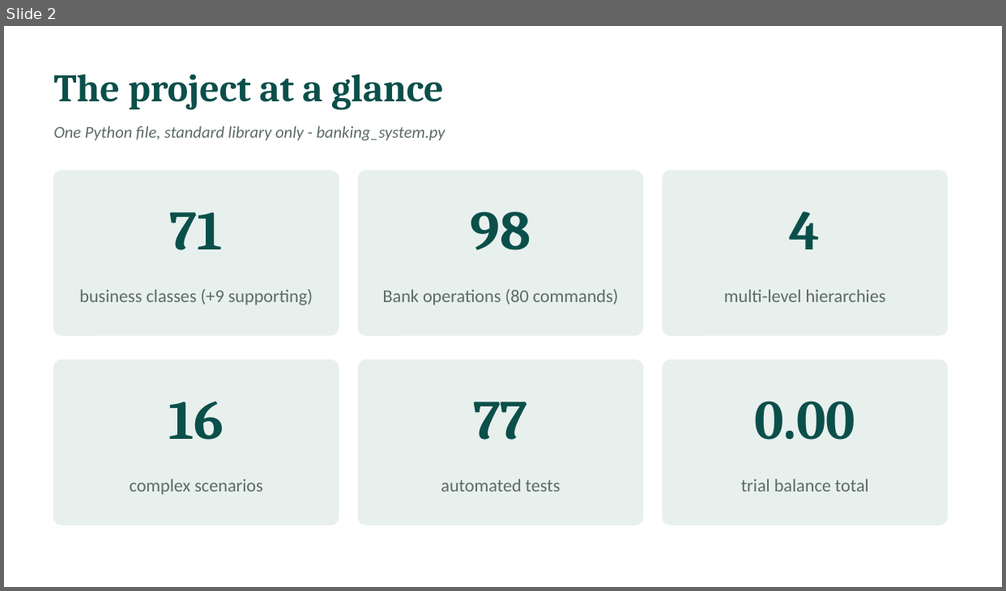
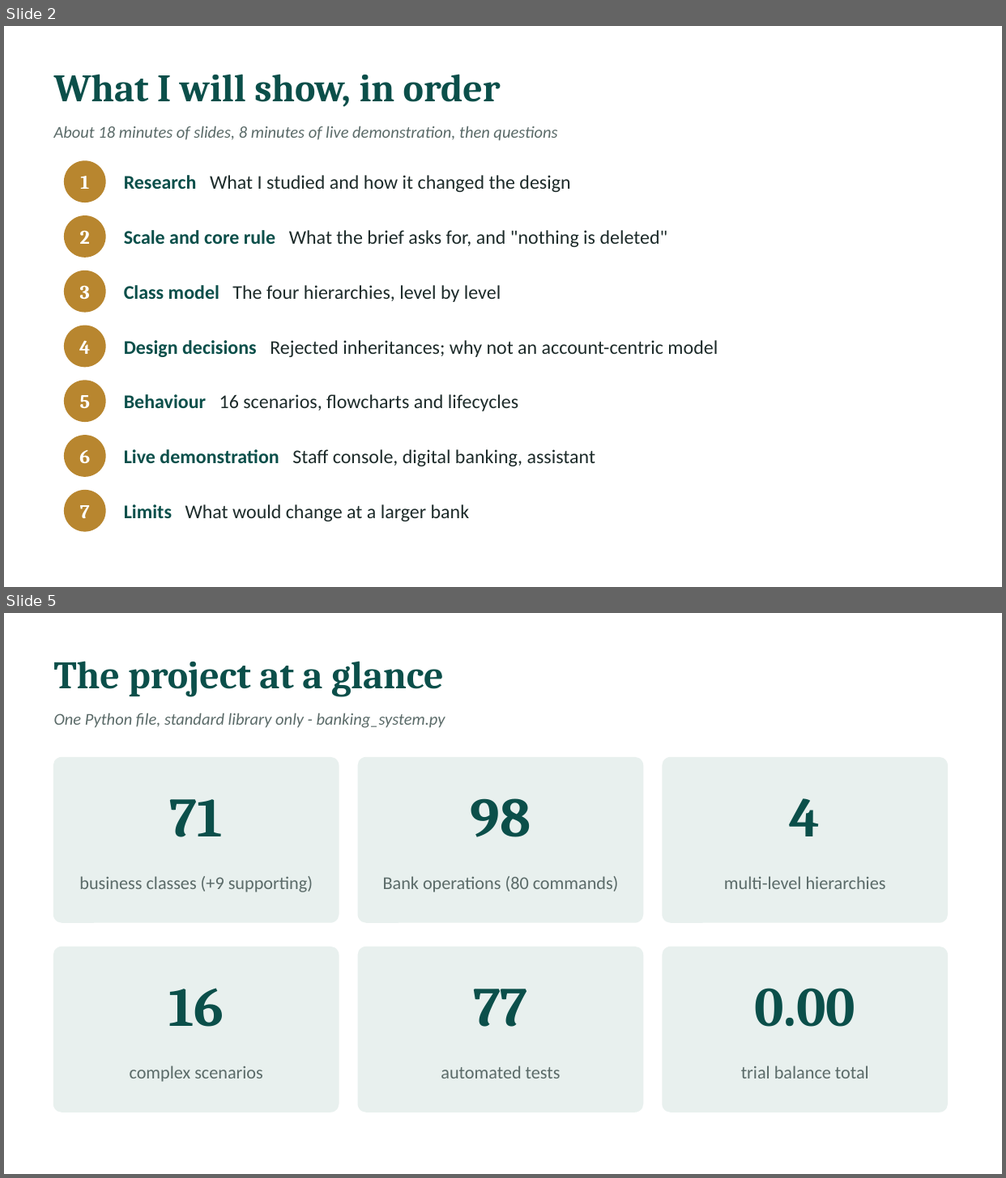
Before and after one commit to l255668-hash/commercial-banking, a slide deck: docs/Viva_Presentation.pptx. Shown one above the other, each under a label of ours: slide 2 before the commit, slides 2 and 5 after it; the slides between them are not shown. The pictures are 1006x591 and 1006x1178 pixels, drawn with LibreOffice and Linux fonts; fonts in the diff are those of the drawing. Boxes give left, top, right and bottom in pixels: in the first picture for what was removed or moved away, otherwise in the second. Text is boxed around its words. In the diff, an @@ line names an element or a change of style, - is before the commit and + after.

```diff
--- a/docs/Viva_Presentation.pptx
+++ b/docs/Viva_Presentation.pptx
@@ slide 2 added at box(4, 26, 1002, 587), background #FFFFFF @@
@@ text added at box(54, 74, 501, 107), 28 pt, text #0B4F4A, bold @@
+What I will show, in order
@@ text added at box(54, 126, 557, 141), 12 pt, text #5B6B69, italic @@
+About 18 minutes of slides, 8 minutes of live demonstration, then questions
@@ ellipse added at box(64, 160, 106, 203), fill #B8862F @@
@@ text added at box(80, 176, 89, 189), 14 pt, text #FFFFFF, bold @@
+1
@@ text added at box(124, 175, 570, 192), 14 pt, text #1D2B2A @@
+Research What I studied and how it changed the design
@@ ellipse added at box(64, 216, 106, 258), fill #B8862F @@
@@ text added at box(80, 230, 90, 244), 14 pt, text #FFFFFF, bold @@
+2
@@ text added at box(124, 230, 668, 247), 14 pt, text #1D2B2A @@
+Scale and core rule What the brief asks for, and "nothing is deleted"
@@ ellipse added at box(64, 271, 106, 313), fill #B8862F @@
@@ text added at box(80, 285, 90, 299), 14 pt, text #FFFFFF, bold @@
+3
@@ text added at box(124, 285, 501, 302), 14 pt, text #1D2B2A @@
+Class model The four hierarchies, level by level
@@ ellipse added at box(64, 326, 106, 367), fill #B8862F @@
@@ text added at box(79, 340, 90, 354), 14 pt, text #FFFFFF, bold @@
+4
@@ text added at box(124, 340, 718, 357), 14 pt, text #1D2B2A @@
+Design decisions Rejected inheritances; why not an account-centric model
@@ ellipse added at box(64, 380, 106, 422), fill #B8862F @@
@@ text added at box(80, 395, 90, 408), 14 pt, text #FFFFFF, bold @@
+5
@@ text added at box(124, 395, 518, 412), 14 pt, text #1D2B2A @@
+Behaviour 16 scenarios, flowcharts and lifecycles
@@ ellipse added at box(64, 435, 106, 477), fill #B8862F @@
@@ text added at box(79, 450, 90, 463), 14 pt, text #FFFFFF, bold @@
+6
@@ text added at box(124, 450, 596, 467), 14 pt, text #1D2B2A @@
+Live demonstration Staff console, digital banking, assistant
@@ ellipse added at box(64, 490, 106, 532), fill #B8862F @@
@@ text added at box(80, 506, 90, 518), 14 pt, text #FFFFFF, bold @@
+7
@@ text added at box(124, 505, 470, 522), 14 pt, text #1D2B2A @@
+Limits What would change at a larger bank
@@ what was slide 2 is now slide 5 @@
```
Also in this commit, not shown: 3 slides changed, 7 other slides added, 3 slides removed, 6 other files.
